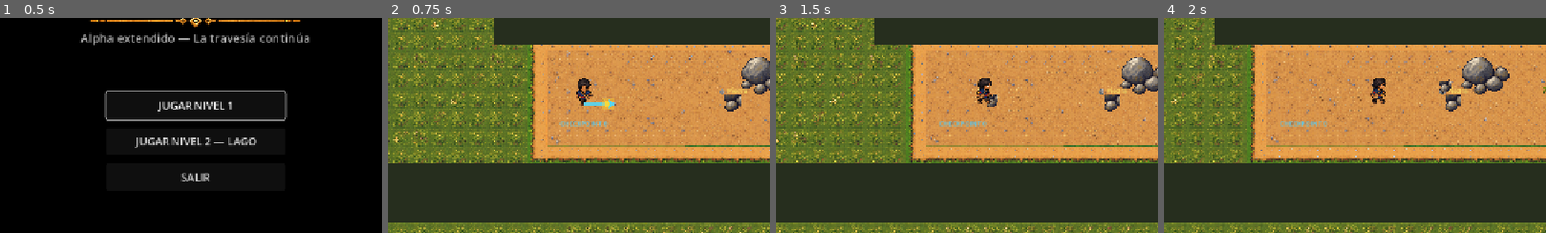
Above: before the commit, frames 1-4 (left to right).
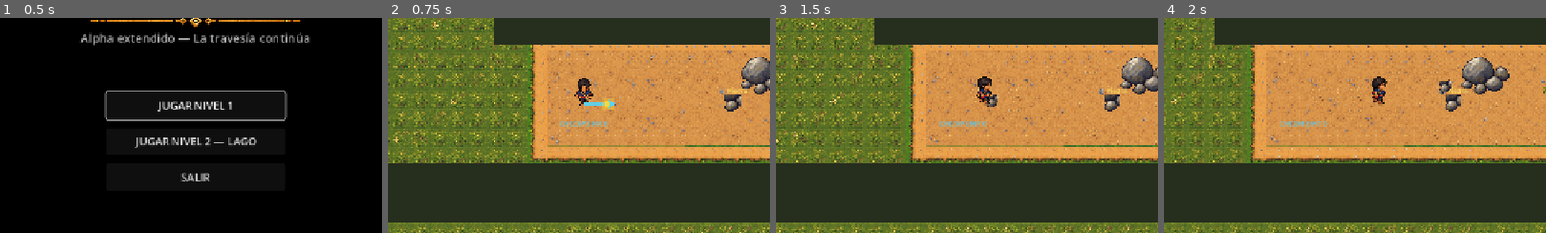
Above: after the commit, the same moments.

Repository: JHAMILCALI/El-tesoro-del-lago-titicaca-Game
Game: Godot game, scene res://scenes/main/MainMenu.tscn
The game is run twice, just before and just after one commit, with the same random seed, the same clock (stepped at 60 frames per second) and the same inputs. Video files are missing from this copy of the repository; at most half a second of black plays in their place. Sound files missing from this copy of the repository are replaced by a short silence.
Inputs (mouse positions are % of the whole screen's width and height, from its top left):
- Up to frame 1 (0.5 s): no input
- Up to frame 2 (0.75 s): click "JUGAR NIVEL 1" at 0.5 s
- Up to frame 3 (1.5 s): tap Enter (ui_accept) at 1.25 s; move the mouse to (72, 45) at 1.27 s; hold D (move_right) from 1.28 s (still down); hold E (interact) from 1.28 s (still down); click (72, 45) at 1.42 s
- Up to frame 4 (2 s): keep holding D (move_right); keep holding E (interact); tap Enter (ui_accept) at 1.52 s
The pictures show only the part of the screen within x 24-74%, y 30-80%; the shares and areas given below are measured in that part.

Frame 1 is identical in both runs. In frame 2, 0.1% of the frame differs, in the area x 48-54%, y 28-41%; in frame 3, 0.2%, in the area x 52-57%, y 27-41%; in frame 4, 0.2%.

Commit message:
Add texture import settings for pasco_walk_v2.png
- Created a new import configuration file for the pasco_walk_v2.png texture.
- Configured compression settings and metadata for optimal texture handling.
- Set source and destination paths for the imported texture.

Diff:
--- a/scenes/characters/Pasco.tscn
+++ b/scenes/characters/Pasco.tscn
@@ -1,7 +1,7 @@
 [gd_scene load_steps=21 format=3]
 
 [ext_resource type="Script" path="res://scripts/pasco.gd" id="1_pasco"]
-[ext_resource type="Texture2D" path="res://assets/sprites/pasco_walk.png" id="2_pasco_walk"]
+[ext_resource type="Texture2D" path="res://assets/sprites/pasco_walk_v2.png" id="2_pasco_walk"]
 
 [sub_resource type="CircleShape2D" id="CircleShape2D_pasco"]
 radius = 16.0
Binary file added: assets/sprites/pasco_walk_v2.png
Not shown, added: assets/sprites/pasco_walk_v2.png.import
